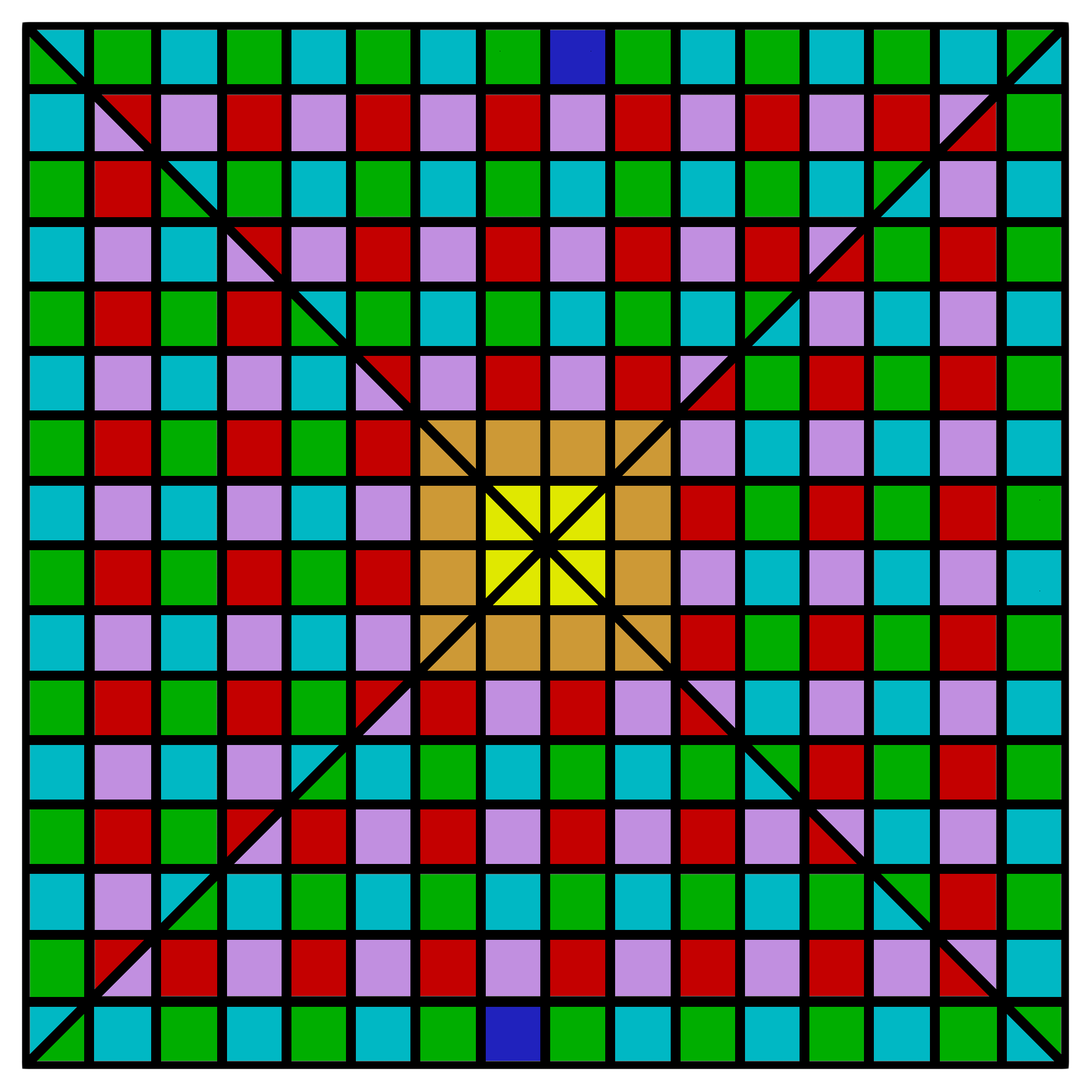
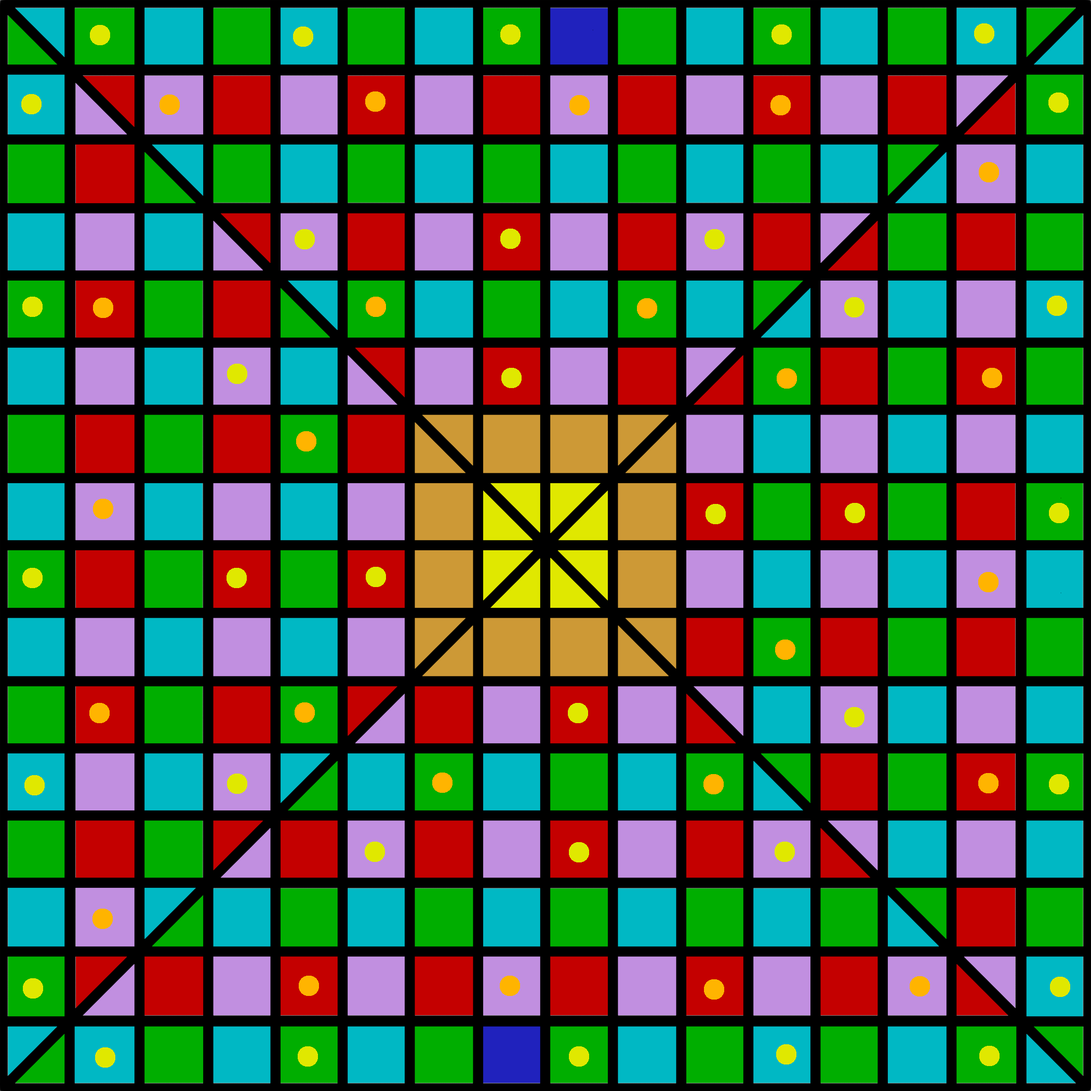
Two versions of the same layered image (1091 × 1091). Layer-by-layer changes:
added layer "Dots" above "Conquer_Map_4_Players_base.png" over (21, 23, 1071, 1069)
painted on "Conquer_Map_4_Players_base.png" over (0, 0, 1091, 1091)
